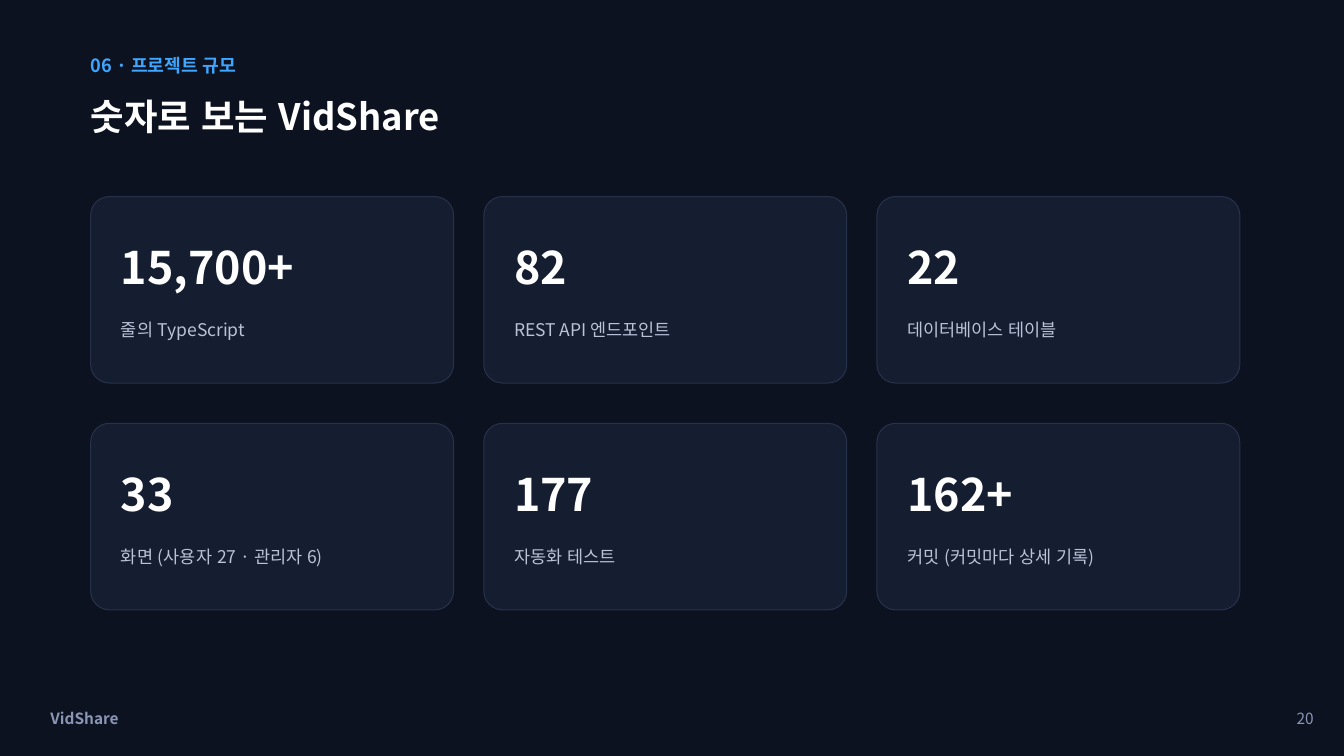
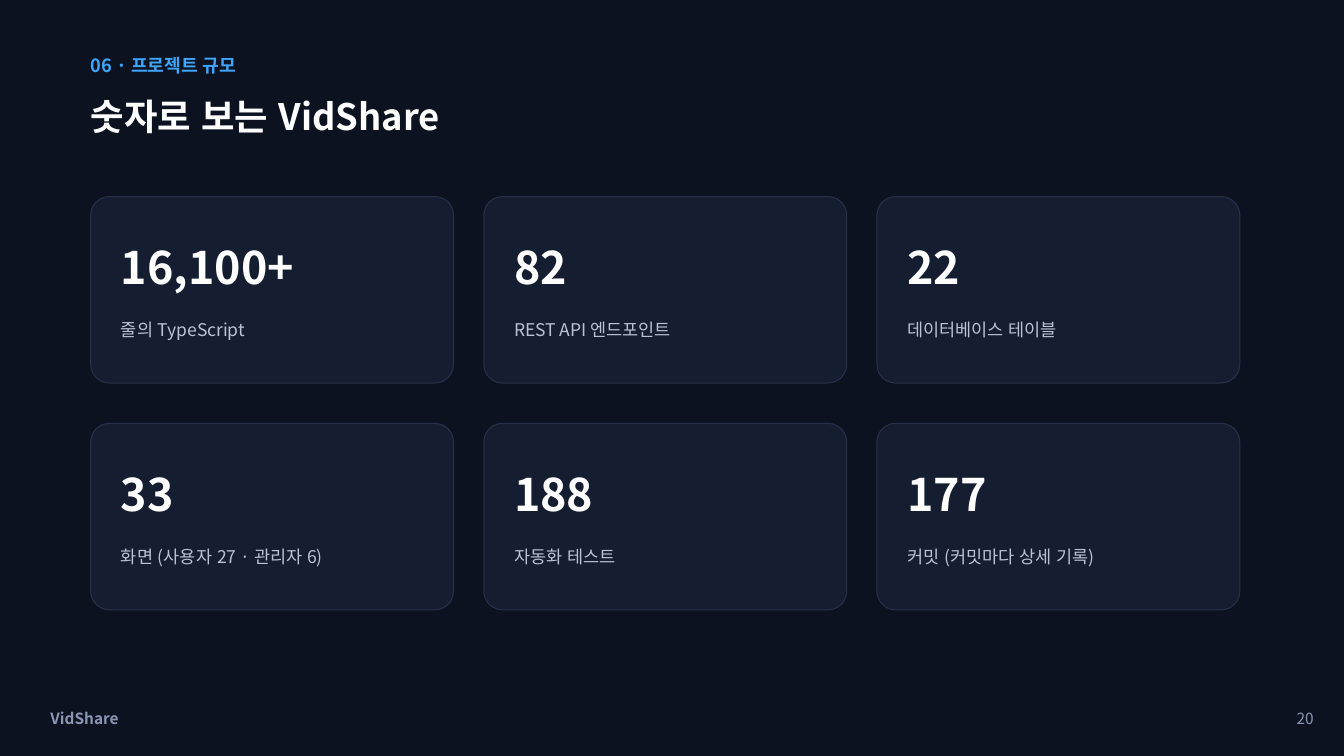
Before and after one commit to samam0234/vidshare, a slide deck: slide 20 of portfolio/VidShare-포트폴리오.pptx. Drawn at 1344x756 pixels with LibreOffice and Linux fonts; fonts in the diff are those of the drawing. Boxes give left, top, right and bottom in pixels: in the first picture for what was removed or moved away, otherwise in the second. Text is boxed around its words. In the diff, an @@ line names an element or a change of style, - is before the commit and + after.

```diff
--- a/portfolio/VidShare-포트폴리오.pptx
+++ b/portfolio/VidShare-포트폴리오.pptx
@@ text at <box>121,250,294,294</box>: text changed @@
-15,700+
+16,100+
@@ text at <box>514,477,593,512</box>: text changed @@
-177
+188
@@ text at <box>907,477,986,511</box>: text changed @@
-162+
+177
```
Also in this commit, not shown: 7 other slides changed, 1 slide added, 12 other files.
